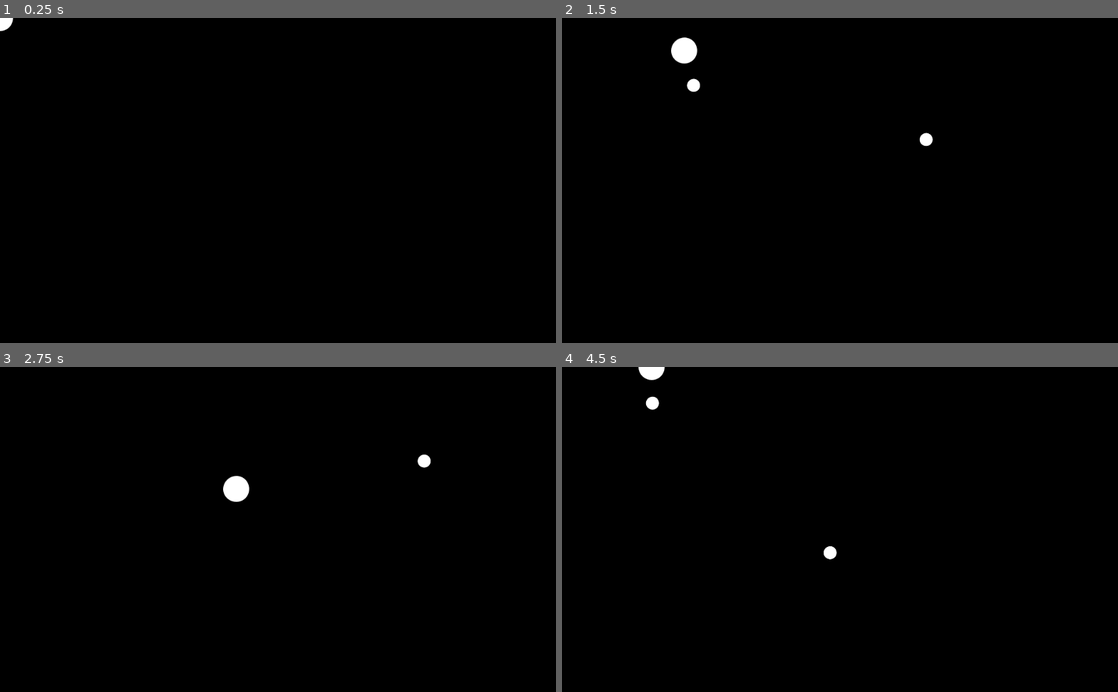
Above: before the commit, frames 1-4 (two rows, left to right).
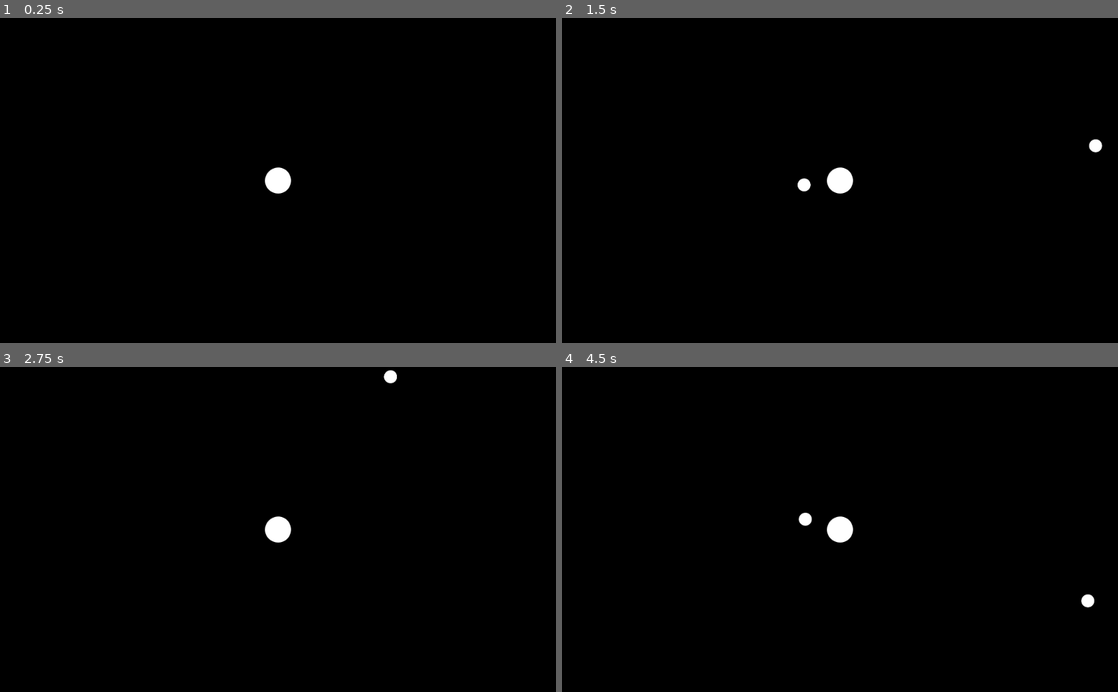
Above: after the commit, the same moments.

Repository: ComradeSparklePony/Slay-the-Triangles
Game: Godot game, scene res://player.tscn
The game is run twice, just before and just after one commit, with the same random seed, the same clock (stepped at 60 frames per second) and the same inputs. The project has no main scene, so this scene is started directly.
Inputs (mouse positions are in pixels of both pictures, inside the frame that each line leads up to):
- Up to frame 1 (0.25 s): no input
- Up to frame 2 (1.5 s): tap Enter at 0.5 s; move the mouse to (962, 164) at 0.52 s; press the mouse at (962, 164) at 0.53 s; hold Right (ui_right) 0.53-1.28 s; move the mouse to (728, 196) at 1.27 s; release the mouse at (728, 196) at 1.28 s; hold Down (ui_down) from 1.28 s (still down); click (728, 196) at 1.35 s
- Up to frame 3 (2.75 s): move the mouse to (333, 458) at 2.02 s; release Down (ui_down) at 2.03 s; press the mouse at (333, 458) at 2.03 s; hold Right (ui_right) from 2.03 s (still down)
- Up to frame 4 (4.5 s): move the mouse to (812, 594) at 2.77 s; release Right (ui_right) at 2.78 s; release the mouse at (812, 594) at 2.78 s; hold Up (ui_up) 2.78-3.53 s; click (812, 594) at 2.85 s; move the mouse to (1006, 578) at 3.52 s; press the mouse at (1006, 578) at 3.53 s; hold Left (ui_left) from 3.53 s (still down); move the mouse to (673, 480) at 4.27 s; release the mouse at (673, 480) at 4.28 s; click (673, 480) at 4.35 s

The runs differ from the first frame. In frame 1, 0.4% of the frame differs, in the area x 0-53%, y 0-55%; in frame 2, 0.9%, in the area x 19-98%, y 5-55%; in frame 3, 0.8%; in frame 4, 0.8%.

Commit message:
added camera to player node
camera will now follow player node

Diff:
--- a/player.tscn
+++ b/player.tscn
@@ -29,3 +29,29 @@
 [node name="CollisionShape2D" type="CollisionShape2D" parent="." index="1"]
 
 shape = SubResource( 1 )
+
+[node name="Camera2D" type="Camera2D" parent="." index="2"]
+
+anchor_mode = 1
+rotating = false
+current = true
+zoom = Vector2( 1, 1 )
+limit_left = -10000000
+limit_top = -10000000
+limit_right = 10000000
+limit_bottom = 10000000
+limit_smoothed = false
+drag_margin_h_enabled = true
+drag_margin_v_enabled = true
+smoothing_enabled = false
+smoothing_speed = 5.0
+offset_v = 0.0
+offset_h = 0.0
+drag_margin_left = 0.0
+drag_margin_top = 0.0
+drag_margin_right = 0.0
+drag_margin_bottom = 0.0
+editor_draw_screen = true
+editor_draw_limits = false
+editor_draw_drag_margin = false
+_sections_unfolded = [ "Drag Margin" ]
